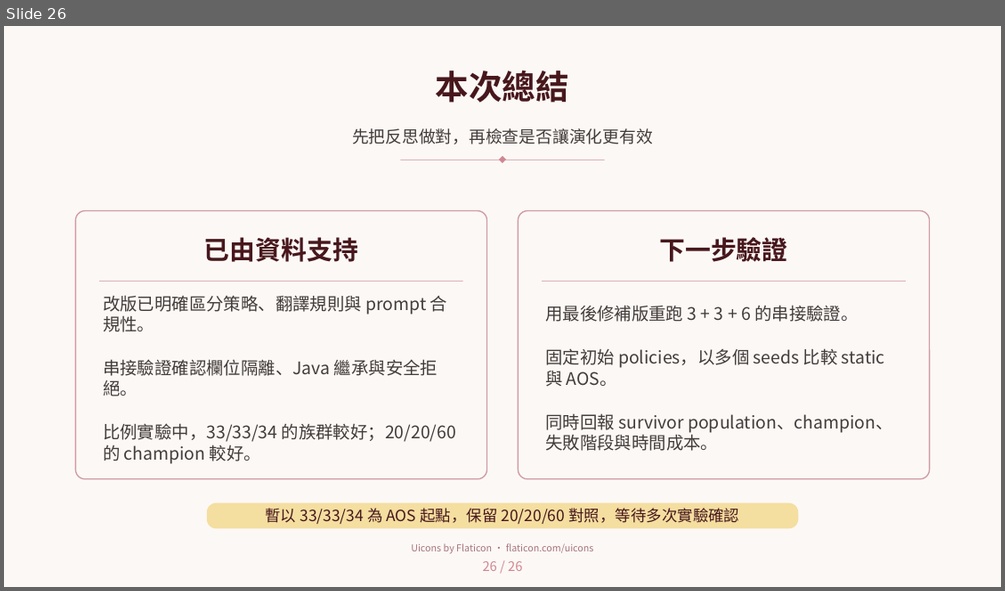
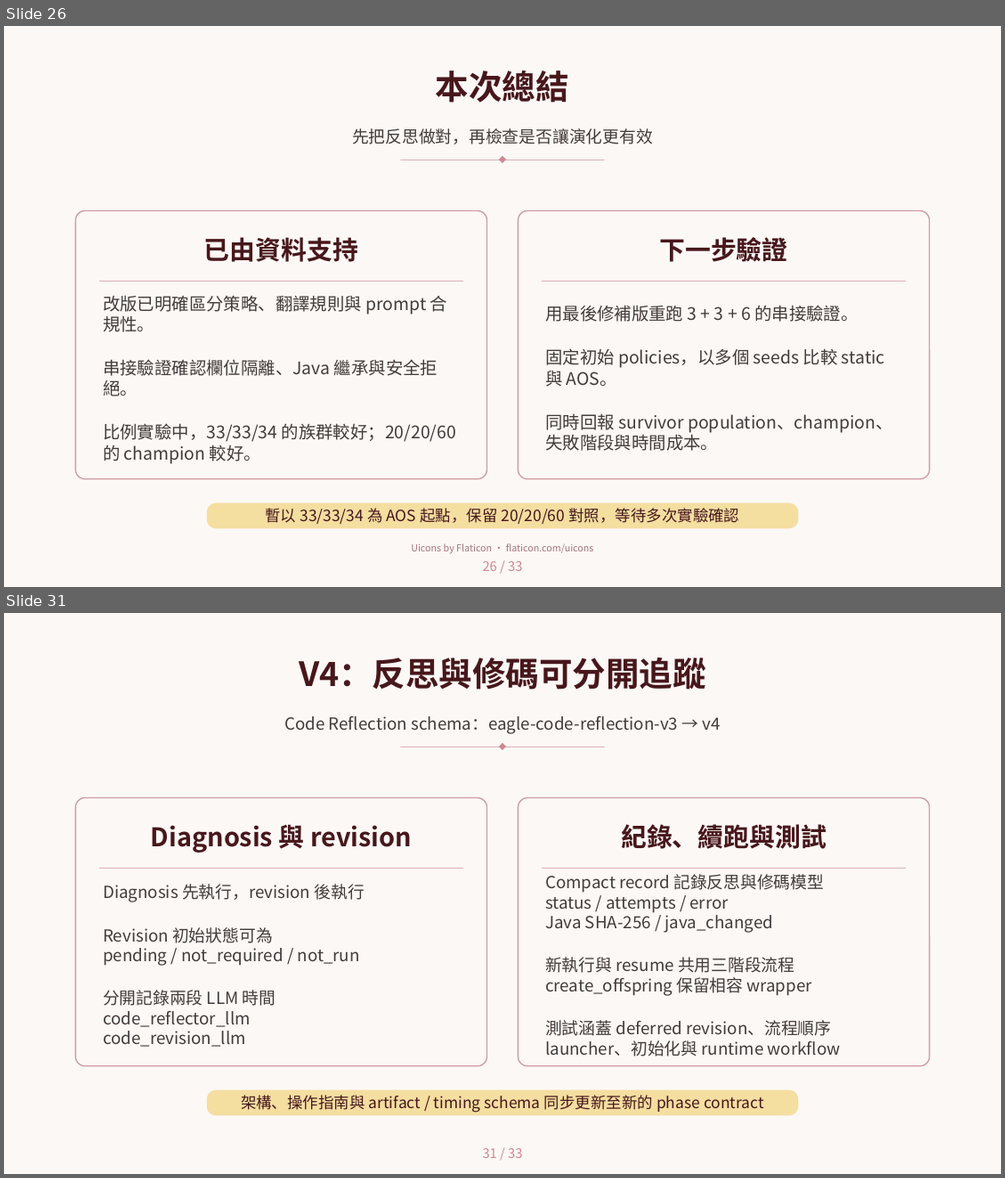
Before and after one commit to sophie8909/EAGLE, a slide deck: Meeting/20260910_eagle_progress.pptx. Shown one above the other, each under a label of ours: slide 26 before the commit, slides 26 and 31 after it; the slides between them are not shown. The pictures are 1005x591 and 1005x1178 pixels, drawn with LibreOffice and Linux fonts; fonts in the diff are those of the drawing; background and template pictures are left out. Boxes give left, top, right and bottom in pixels: in the first picture for what was removed or moved away, otherwise in the second. Text is boxed around its words. In the diff, an @@ line names an element or a change of style, - is before the commit and + after.

```diff
--- a/Meeting/20260910_eagle_progress.pptx
+++ b/Meeting/20260910_eagle_progress.pptx
@@ slide 31 added at (x1=4, y1=613, x2=1001, y2=1174), background #FCF8F5; not listed: 7 template elements that a slide beside it also shows @@
@@ title added at (x1=299, y1=657, x2=706, y2=690), 42 pt, text #47171C, bold @@
+V4：反思與修碼可分開追蹤
@@ subtitle added at (x1=284, y1=716, x2=720, y2=734), 21 pt, text #423C3B @@
+Code Reflection schema：eagle-code-reflection-v3 → v4
@@ text added at (x1=151, y1=824, x2=412, y2=852), 32.2 pt, text #47171C, bold @@
+Diagnosis 與 revision
@@ text added at (x1=621, y1=824, x2=826, y2=849), 32.2 pt, text #47171C, bold @@
+紀錄、續跑與測試
@@ text added at (x1=545, y1=874, x2=841, y2=1056), 21 pt, text #423C3B @@
+Compact record 記錄反思與修碼模型
+status / attempts / error
+Java SHA-256 / java_changed
+新執行與 resume 共用三階段流程
+create_offspring 保留相容 wrapper
+測試涵蓋 deferred revision、流程順序
+launcher、初始化與 runtime workflow
@@ text added at (x1=103, y1=884, x2=364, y2=1046), 21 pt, text #423C3B @@
+Diagnosis 先執行，revision 後執行
+Revision 初始狀態可為
+pending / not_required / not_run
+分開記錄兩段 LLM 時間
+code_reflector_llm
+code_revision_llm
@@ text added at (x1=241, y1=1094, x2=764, y2=1112), 19.5 pt, text #47171C @@
+架構、操作指南與 artifact / timing schema 同步更新至新的 phase contract
@@ text added at (x1=483, y1=1148, x2=522, y2=1158), 16.5 pt, text #CF8792 @@
+31 / 33
@@ slide 26 changed as well @@
@@ text at (x1=483, y1=561, x2=522, y2=571): text changed @@
-26 / 26
+26 / 33
```
Also in this commit, not shown: 25 other slides changed, 6 other slides added.
